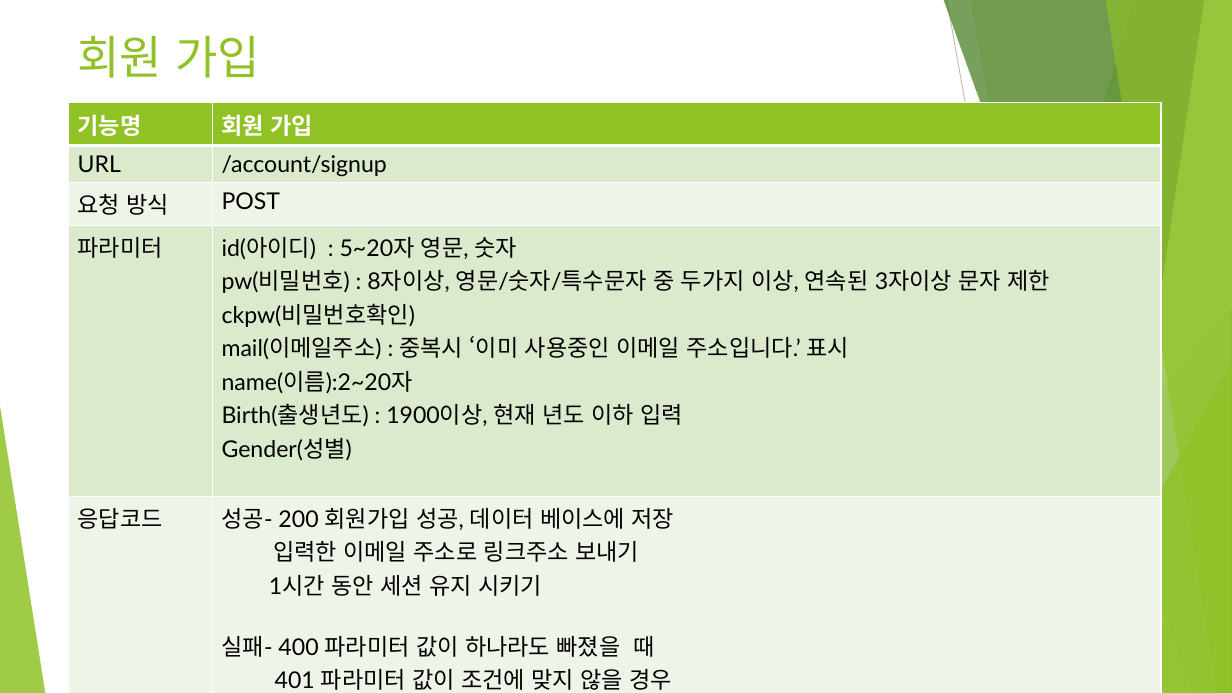
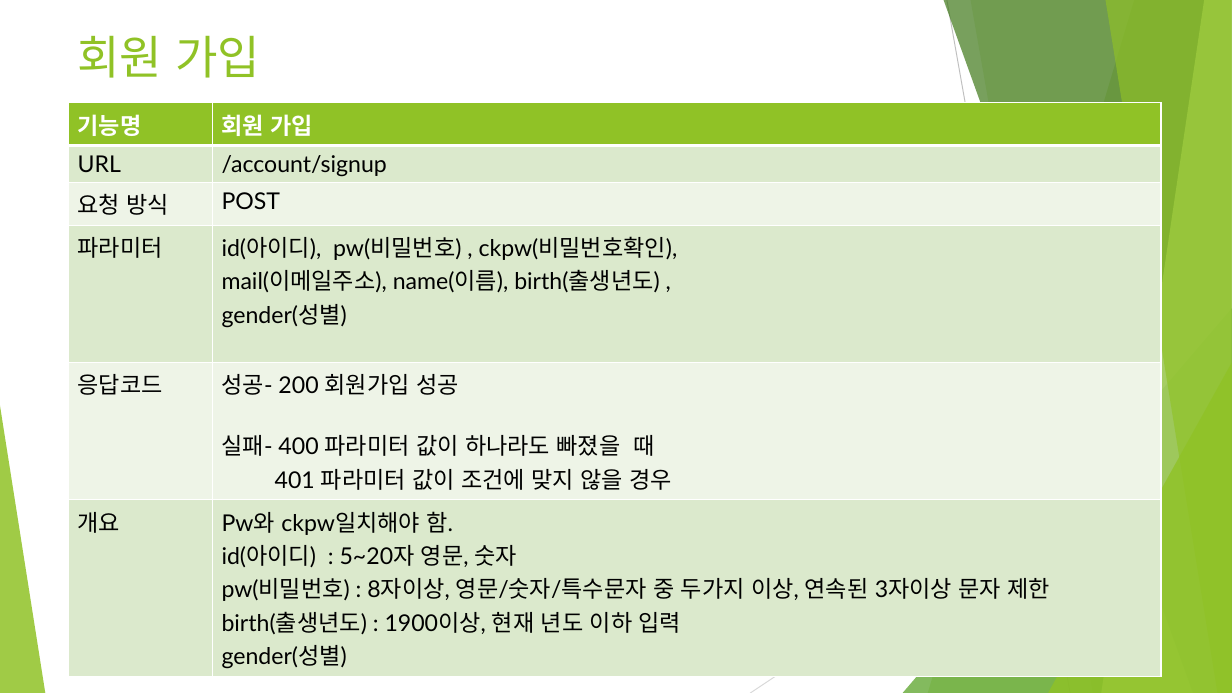
Before and after one commit to ridibooks-web/ridibooks, a slide deck: slide 5 of 리디북스 인터페이스.pptx (slide 4 before the commit). Drawn at 1232x693 pixels with LibreOffice and Linux fonts; fonts in the diff are those of the drawing. Boxes give left, top, right and bottom in pixels: in the first picture for what was removed or moved away, otherwise in the second. Text is boxed around its words. In the diff, an @@ line names an element or a change of style, - is before the commit and + after.

Commit message:
인터페이스 수정본과 테이블 정의서 수정본

```diff
--- a/리디북스 인터페이스.pptx
+++ b/리디북스 인터페이스.pptx
@@ table at (x1=68, y1=103, x2=1162, y2=673) @@
-row 4, column 2: id(아이디) : 5~20자 영문, 숫자 / pw(비밀번호) : 8자이상, 영문/숫자/특수문자 중 두가지 이상, 연속된 3자이상 문자 제한 / ckpw(비밀번호확인) / mail(이메일주소) : 중복시 ‘이미 사용중인 이메일 주소입니다.’ 표시 / name(이름):2~20자 / Birth(출생년도) : 1900이상, 현재 년도 이하 입력 / Gender(성별)
+row 4, column 2: id(아이디), pw(비밀번호) , ckpw(비밀번호확인), / mail(이메일주소), name(이름), birth(출생년도) , / gender(성별)
-row 5, column 2: 성공- 200 회원가입 성공, 데이터 베이스에 저장 / 입력한 이메일 주소로 링크주소 보내기 / 1시간 동안 세션 유지 시키기 / 실패- 400 파라미터 값이 하나라도 빠졌을 때 / 401 파라미터 값이 조건에 맞지 않을 경우
+row 5, column 2: 성공- 200 회원가입 성공 / 실패- 400 파라미터 값이 하나라도 빠졌을 때 / 401 파라미터 값이 조건에 맞지 않을 경우
-row 6, column 2: Pw와 ckpw일치해야 함
+row 6, column 2: Pw와 ckpw일치해야 함. / id(아이디) : 5~20자 영문, 숫자 / pw(비밀번호) : 8자이상, 영문/숫자/특수문자 중 두가지 이상, 연속된 3자이상 문자 제한 / birth(출생년도) : 1900이상, 현재 년도 이하 입력 / gender(성별)
```
Also in this commit, not shown: 13 other slides changed, 4 slides added, 7 slides removed, 1 other file.
